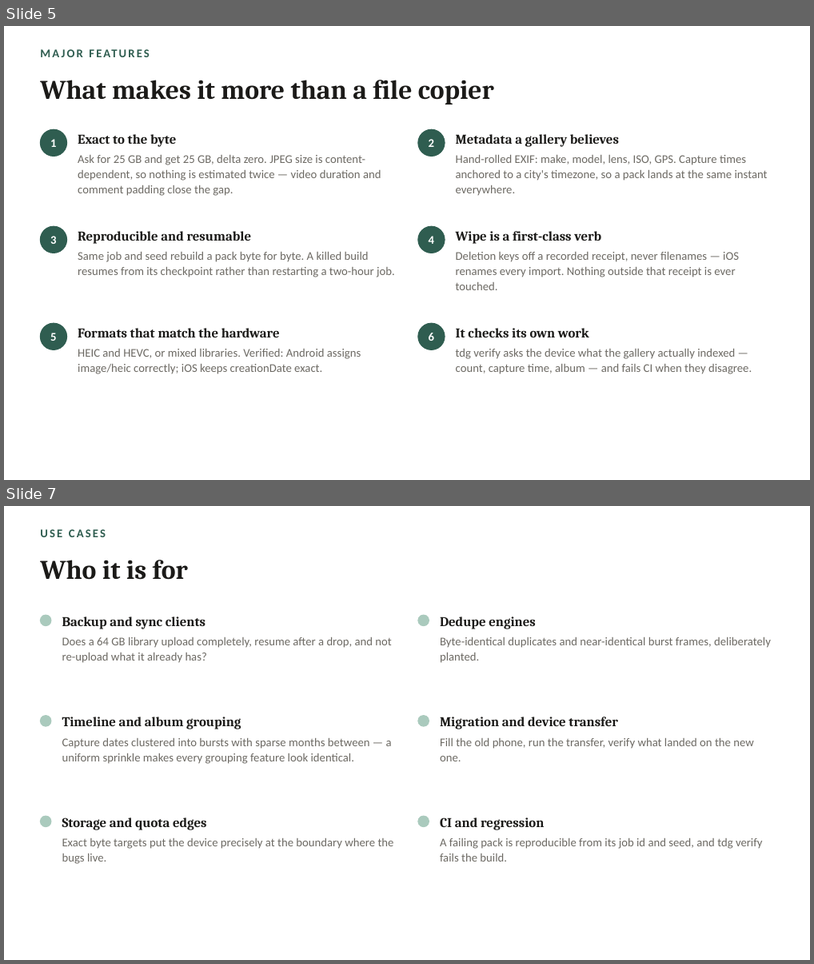
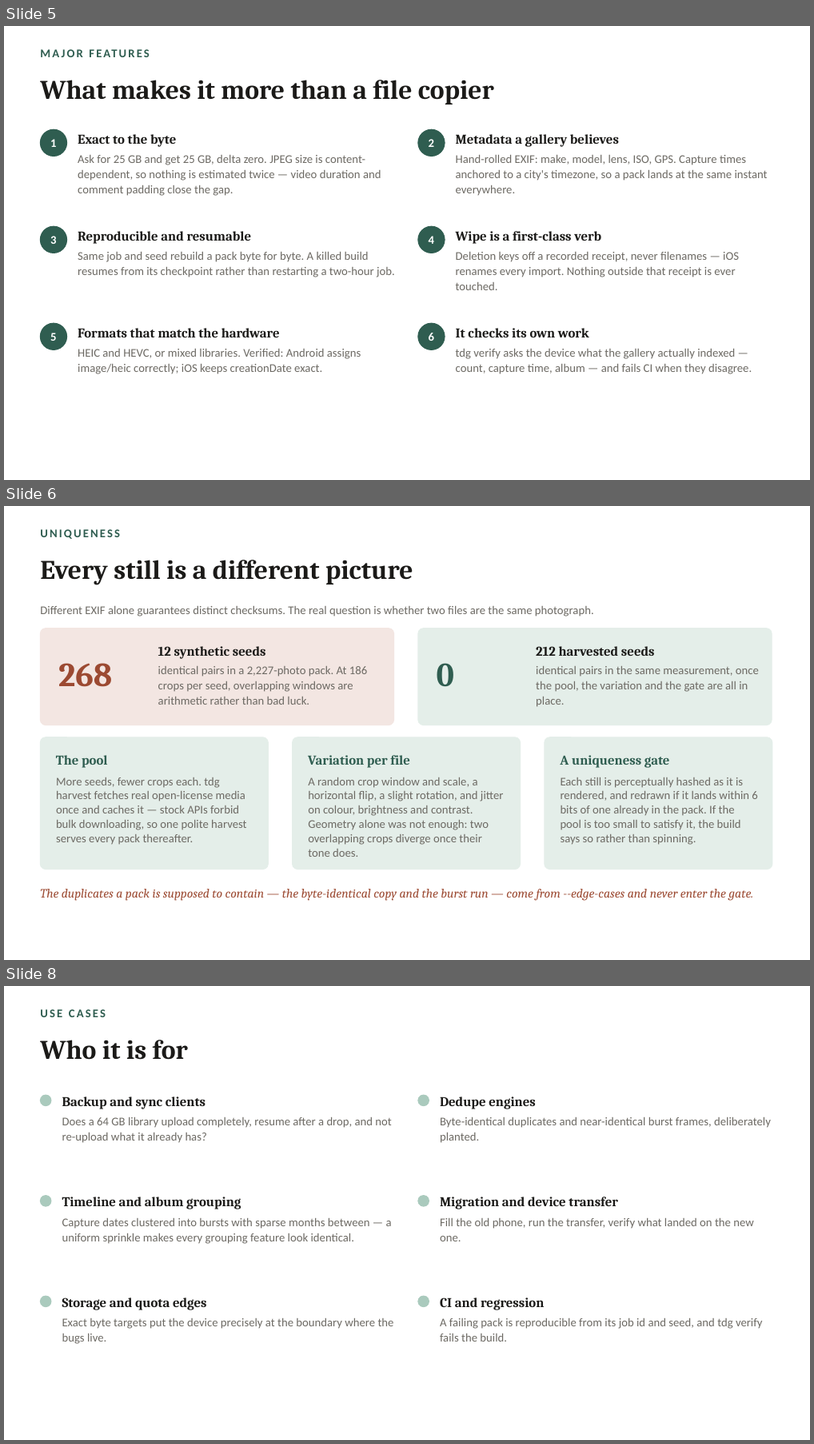
Before and after one commit to pattyD19/TestDataGenerator, a slide deck: docs/TDG-overview.pptx. Shown one above the other, each under a label of ours: slides 5 and 7 before the commit, slides 5, 6 and 8 after it; the slides between them are not shown. The pictures are 814x964 and 814x1444 pixels, drawn with LibreOffice and Linux fonts; fonts in the diff are those of the drawing. Boxes give left, top, right and bottom in pixels: in the first picture for what was removed or moved away, otherwise in the second. Text is boxed around its words. In the diff, an @@ line names an element or a change of style, - is before the commit and + after.

```diff
--- a/docs/TDG-overview.pptx
+++ b/docs/TDG-overview.pptx
@@ slide 6 added at bbox=[4, 506, 810, 960], background #FFFFFF @@
@@ text added at bbox=[40, 529, 120, 539], 14 pt, text #2F5D50, bold @@
+UNIQUENESS
@@ text added at bbox=[40, 560, 413, 585], 32 pt, text #1B1A18, bold @@
+Every still is a different picture
@@ text added at bbox=[40, 606, 594, 616], 14 pt, text #6D6A64 @@
+Different EXIF alone guarantees distinct checksums. The real question is whether two files are the same photograph.
@@ rounded rectangle added at bbox=[40, 628, 394, 725], fill #F3E6E2, outline #F3E6E2 1 pt @@
@@ text added at bbox=[158, 646, 266, 659], 16 pt, text #1B1A18, bold @@
+12 synthetic seeds
@@ rounded rectangle added at bbox=[418, 628, 772, 725], fill #E4EEE9, outline #E4EEE9 1 pt @@
@@ text added at bbox=[536, 646, 655, 656], 16 pt, text #1B1A18, bold @@
+212 harvested seeds
@@ text added at bbox=[58, 663, 112, 687], 40 pt, text #9C4A32, bold @@
+268
@@ text added at bbox=[158, 666, 367, 704], 14 pt, text #6D6A64 @@
+identical pairs in a 2,227-photo pack. At 186 crops per seed, overlapping windows are arithmetic rather than bad luck.
@@ text added at bbox=[437, 663, 454, 687], 40 pt, text #2F5D50, bold @@
+0
@@ text added at bbox=[536, 666, 759, 707], 14 pt, text #6D6A64 @@
+identical pairs in the same measurement, once the pool, the variation and the gate are all in place.
@@ rounded rectangle added at bbox=[40, 737, 268, 869], fill #E4EEE9, outline #E4EEE9 1 pt @@
@@ rounded rectangle added at bbox=[293, 737, 521, 869], fill #E4EEE9, outline #E4EEE9 1 pt @@
@@ rounded rectangle added at bbox=[545, 737, 773, 869], fill #E4EEE9, outline #E4EEE9 1 pt @@
@@ text added at bbox=[56, 755, 108, 768], 16 pt, text #2F5D50, bold @@
+The pool
@@ text added at bbox=[308, 755, 410, 768], 16 pt, text #2F5D50, bold @@
+Variation per file
@@ text added at bbox=[560, 755, 670, 768], 16 pt, text #2F5D50, bold @@
+A uniqueness gate
@@ text added at bbox=[56, 777, 246, 844], 14 pt, text #6D6A64 @@
+More seeds, fewer crops each. tdg harvest fetches real open-license media once and caches it — stock APIs forbid bulk downloading, so one polite harvest serves every pack thereafter.
@@ text added at bbox=[308, 777, 504, 856], 14 pt, text #6D6A64 @@
+A random crop window and scale, a horizontal flip, a slight rotation, and jitter on colour, brightness and contrast. Geometry alone was not enough: two overlapping crops diverge once their tone does.
@@ text added at bbox=[561, 777, 758, 844], 14 pt, text #6D6A64 @@
+Each still is perceptually hashed as it is rendered, and redrawn if it lands within 6 bits of one already in the pack. If the pool is too small to satisfy it, the build says so rather than spinning.
@@ text added at bbox=[40, 888, 754, 900], 15 pt, text #9C4A32, italic @@
+The duplicates a pack is supposed to contain — the byte-identical copy and the burst run — come from --edge-cases and never enter the gate.
@@ what was slide 7 is now slide 8 @@
```
Also in this commit, not shown: 4 slides changed, 6 other files.
